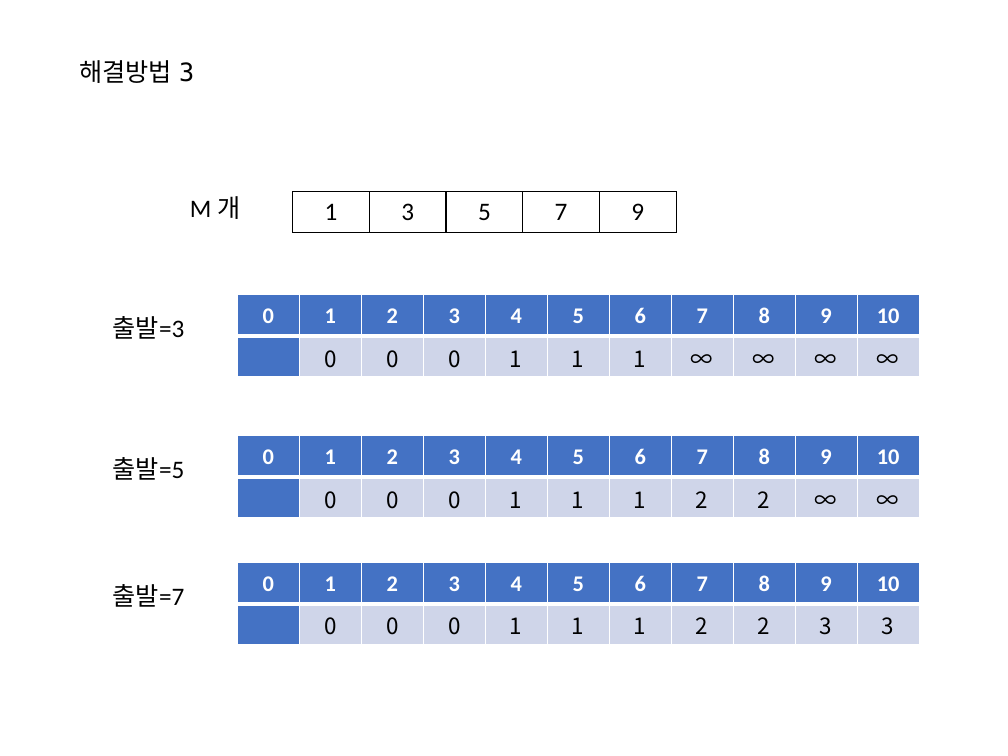
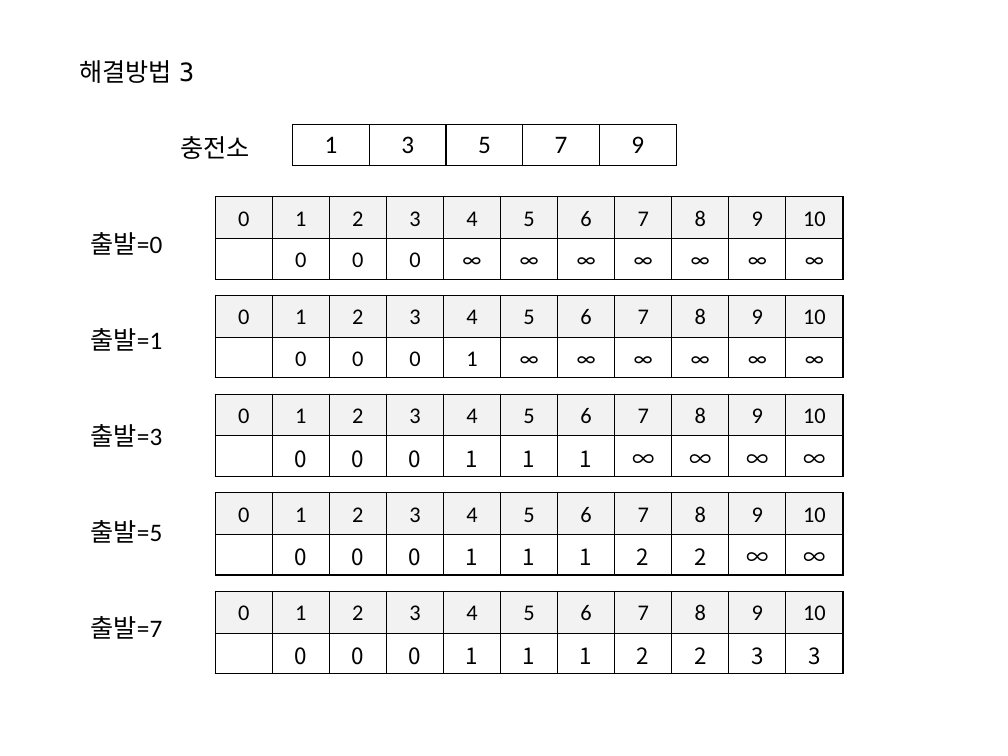
Before and after one commit to ssafydaily/marp-slide, a slide deck: slide 21 of algorithm/01_List1/images/01. List1 문제풀이.pptx (slide 19 before the commit). Drawn at 1008x756 pixels with LibreOffice and Linux fonts; fonts in the diff are those of the drawing. Boxes give left, top, right and bottom in pixels: in the first picture for what was removed or moved away, otherwise in the second. Text is boxed around its words. In the diff, an @@ line names an element or a change of style, - is before the commit and + after.

```diff
--- a/algorithm/01_List1/images/01. List1 문제풀이.pptx
+++ b/algorithm/01_List1/images/01. List1 문제풀이.pptx
@@ text added at [180, 136, 250, 159], 18 pt, text #000000 @@
+충전소
@@ table: place and size @@
-table at [292, 192, 675, 233]
+table at [292, 125, 675, 166]
@@ text removed at [190, 196, 240, 219] @@
-M 개
@@ table added at [215, 197, 847, 279], 2 rows, 11 columns @@
+0 | 1 | 2 | 3 | 4 | 5 | 6 | 7 | 8 | 9 | 10
+ | 0 | 0 | 0 | ∞ | ∞ | ∞ | ∞ | ∞ | ∞ | ∞
@@ text added at [91, 232, 163, 255], 18 pt, text #000000 @@
+출발=0
@@ table at [215, 295, 847, 624] @@
-row 2, column 6: 1
+row 2, column 6: ∞
-row 2, column 7: 1
+row 2, column 7: ∞
@@ fill #4472C4 to #F2F2F2 in row 1 @@
@@ fill #CFD5EA to none in 10 cells @@
@@ text colour #FFFFFF to #000000, bold off in "0", "1", "2", "3" and 7 more places @@
@@ font Noto Sans CJK KR to Calibri in "0", "0", "0", "1" and 4 more places @@
@@ borders changed @@
@@ table: place and size @@
-table at [237, 294, 924, 595]
+table at [215, 295, 847, 624]
@@ text added at [91, 328, 163, 351], 18 pt, text #000000 @@
+출발=1
@@ text "출발=3": place and size @@
-text "출발=3" at [113, 316, 185, 339]
+text "출발=3" at [91, 424, 163, 447]
@@ table added at [215, 394, 847, 570], 2 rows, 11 columns @@
+0 | 1 | 2 | 3 | 4 | 5 | 6 | 7 | 8 | 9 | 10
+ | 0 | 0 | 0 | 1 | 1 | 1 | ∞ | ∞ | ∞ | ∞
@@ table at [215, 493, 847, 669] @@
@@ fill #4472C4 to #F2F2F2 in row 1 @@
@@ fill #CFD5EA to none in 10 cells @@
@@ text colour #FFFFFF to #000000, bold off in "0", "1", "2", "3" and 7 more places @@
@@ borders changed @@
@@ table: place and size @@
-table at [237, 435, 924, 639]
+table at [215, 493, 847, 669]
@@ text "출발=5": place and size @@
-text "출발=5" at [113, 457, 185, 480]
+text "출발=5" at [91, 520, 163, 543]
@@ table at [215, 592, 847, 674] @@
@@ fill #4472C4 to #F2F2F2 in row 1 @@
@@ fill #CFD5EA to none in 10 cells @@
@@ text colour #FFFFFF to #000000, bold off in "0", "1", "2", "3" and 7 more places @@
@@ borders changed @@
@@ table: place and size @@
-table at [237, 561, 924, 644]
+table at [215, 592, 847, 674]
@@ text "출발=7": place and size @@
-text "출발=7" at [113, 584, 185, 607]
+text "출발=7" at [91, 616, 163, 639]
```
Also in this commit, not shown: 1 other slide changed, 3 slides added, 1 slide removed, 8 other files.
